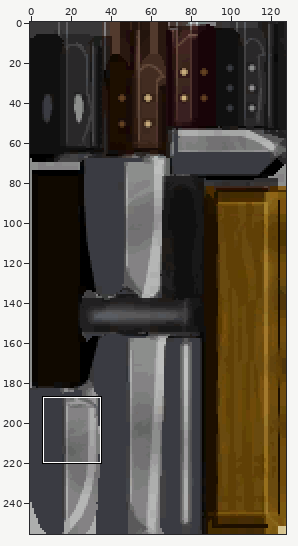
Two states of a sprite sheet, Ramen_EscapaDeLaJaula_/Assets/Modelos 3D/Cocina/Items/Cuchillos/1.png. The picture above shows the old version from afar; the outline marks the close-up.
Close-up. First the earlier version:
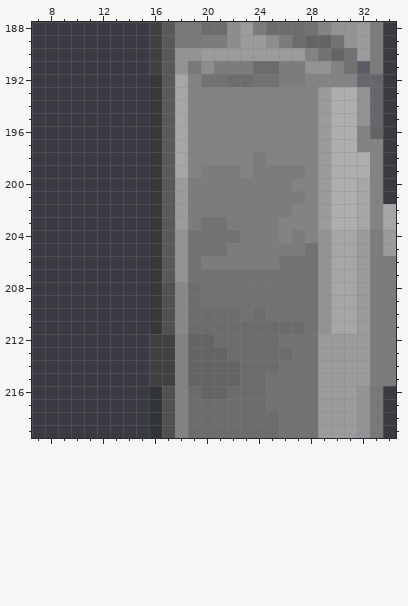
The file is 128x256 pixels. Colours within 5 levels of each other are drawn and written as one. Shown: x 7..34, y 188..219. The commit also changed other parts of the picture, which this record leaves out.
After the commit:
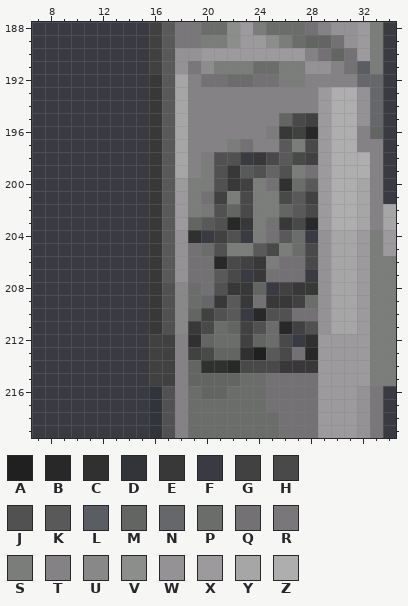
Palette (. is transparent): A #212021  B #292829  C #313031  D #313439  E #393839  F #3a3b42  G #424142  H #4a494a  J #525152  K #5a595a  L #5a5d63  M #636563  N #66676b  P #6b6d6b  Q #737173  R #797779  S #7b7d7b  T #848284  U #888888  V #8c8e8c  W #949294  X #9c9a9c  Y #a5a6a5  Z #adaead
Changes in this commit:
@@ x 17..30 @@
 194 KYTTTTTTTTTTXZ
-195 KYTTTTTTTTTTXZ
-196 KYTTTTTTTTTTXZ
-197 KYTTTTTTTTTTXZ
-198 KYTTTTTSTTTTXZ
-199 KYTSSSTSSSSTXZ
-200 KXSSSSSSSSTTXZ
-201 KXSSSSSSSSSTXZ
-202 KXSSSSSSSSTTXZ
-203 KXSQQSSSSTTTXZ
-204 KWQQQQSSSTSTWY
-205 KWQQQSSSSSSQWY
-206 KWQSSSSSSQQQWY
-207 KWQQQQQQQQQQWY
-208 JUPQQQQQQQQQWY
-209 JUPQQQQQQQQQWY
-210 JUPPPPQPQQQQWY
-211 JUPPPPPPPPPQWY
-212 GTMMPPPPPQQQXX
-213 GTMMMPPPPPQQXX
-214 GTMMMMPPPQQQXX
+195 KYTTTTTTTMHGXZ
+196 KYTTTTTTSEGBXZ
+197 KYTTTSQTTKSHXZ
+198 KYTSJJFEHKHGXZ
+199 KYTSJEKJMJSQXZ
+200 KXSSJEGSQCPKXZ
+201 KXSQGSHSSHKGXZ
+202 KXSRJMHSSMKHXZ
+203 KXMKJBESQEHBXZ
+204 KWCFGJFSQKPFWY
+205 KWQPJSSKHSPHWY
+206 KWQQBHGESQQHWY
+207 KWQQKHFEQQQFWY
+208 JUPQJEEMFGEEWY
+209 JUPNEKEQEEGPWY
+210 JUMGJKFBJJQQWY
+211 JUEHPMGJPBGJWY
+212 GTCMPPGMPHFCXX
+213 GTGHMMCAKHQBXX
+214 GTMCCBHHHEEEXX
 215 GTMMMMPPQQQQXX
